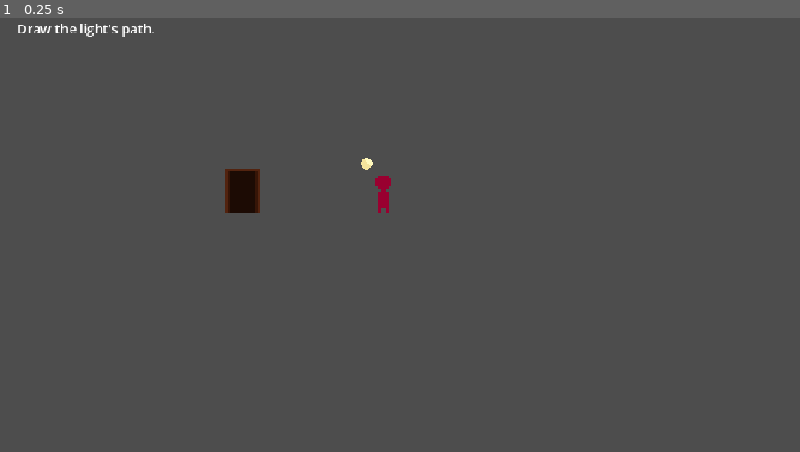
Above: before the commit, frame 1.
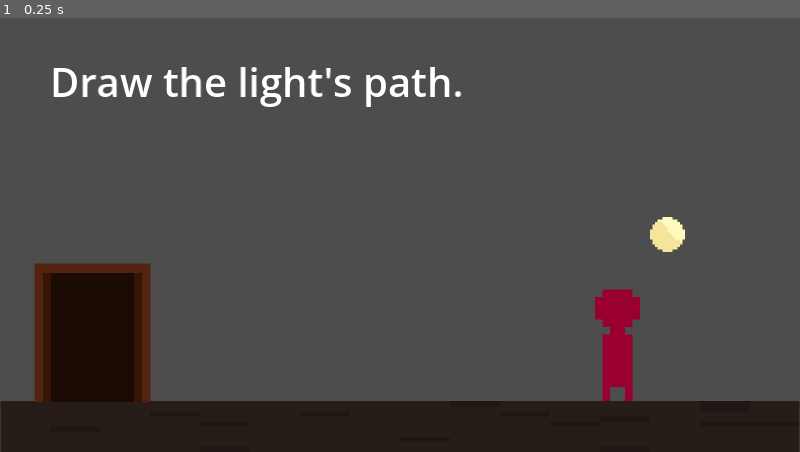
Above: after the commit, the same moment.

Repository: kvnfrr/Staylight
Game: Godot game, scene res://scenes/main.tscn
Two runs of this game, one before a commit and one after it. Both use one fixed random seed, a clock stepped at 60 frames per second and the inputs below.
Inputs:
- Up to frame 1 (0.25 s): no input

The runs differ from the first frame. In frame 1, 20% of the frame differs, in the area x 0-100%, y 1-100%.

Commit message:
Updated scaling and viewport

Diff:
--- a/project.godot
+++ b/project.godot
@@ -17,9 +17,10 @@
 
 [display]
 
-window/size/viewport_width=960
-window/size/viewport_height=540
+window/size/viewport_width=1280
+window/size/viewport_height=720
 window/stretch/mode="canvas_items"
+window/stretch/scale=4.0
 
 [input]
 
--- a/scenes/main.tscn
+++ b/scenes/main.tscn
@@ -4,47 +4,49 @@
 [ext_resource type="Texture2D" uid="uid://c31xbyhrqexc8" path="res://assets/player.png" id="1_o5qli"]
 [ext_resource type="Script" uid="uid://c7xm8d3j5bus1" path="res://scripts/main.gd" id="1_sugp2"]
 [ext_resource type="Texture2D" uid="uid://y68pa7p8jydv" path="res://assets/spirit.png" id="3_sugp2"]
+[ext_resource type="Texture2D" uid="uid://ll26dbopbktr" path="res://assets/ground_tile.png" id="4_tefeu"]
 [ext_resource type="Texture2D" uid="uid://cdr54eg5au6i7" path="res://assets/exit.png" id="5_tbgi4"]
 
 [sub_resource type="RectangleShape2D" id="RectangleShape2D_0wfyh"]
-size = Vector2(18, 45)
+size = Vector2(6, 15)
 
 [sub_resource type="RectangleShape2D" id="RectangleShape2D_o5qli"]
-size = Vector2(1000, 20)
+size = Vector2(320, 32)
 
 [sub_resource type="RectangleShape2D" id="RectangleShape2D_tefeu"]
-size = Vector2(41, 54)
+size = Vector2(48, 51)
 
 [node name="Main" type="Node2D" unique_id=52698365]
 script = ExtResource("1_sugp2")
 
 [node name="Player" type="CharacterBody2D" parent="." unique_id=742452076]
-position = Vector2(459, 244)
+position = Vector2(247, 122.000015)
+scale = Vector2(3, 3)
 script = ExtResource("1_0wfyh")
 
 [node name="CollisionShape2D" type="CollisionShape2D" parent="Player" unique_id=89898785]
-position = Vector2(1, -16.5)
+position = Vector2(0, 0.5)
 shape = SubResource("RectangleShape2D_0wfyh")
 
 [node name="Sprite2D" type="Sprite2D" parent="Player" unique_id=652154943]
-position = Vector2(1, -18)
-scale = Vector2(3, 3)
 texture = ExtResource("1_o5qli")
 
 [node name="Floor" type="StaticBody2D" parent="." unique_id=1975046369]
-position = Vector2(475, 264)
+position = Vector2(160, 176)
 
 [node name="CollisionShape2D" type="CollisionShape2D" parent="Floor" unique_id=938798499]
 shape = SubResource("RectangleShape2D_o5qli")
 
 [node name="Sprite2D" type="Sprite2D" parent="Floor" unique_id=43845833]
+scale = Vector2(-19.98158, -2.0378146)
+texture = ExtResource("4_tefeu")
 
 [node name="PathLine" type="Line2D" parent="." unique_id=1432185608]
 width = 4.0
 default_color = Color(0.06666667, 1, 0, 1)
 
 [node name="Spirit" type="Area2D" parent="." unique_id=1662889771]
-position = Vector2(440, 194)
+position = Vector2(267, 93)
 
 [node name="Sprite2D" type="Sprite2D" parent="Spirit" unique_id=36448746]
 texture = ExtResource("3_sugp2")
@@ -59,14 +61,15 @@
 text = "Draw the light's path."
 
 [node name="Exit" type="Area2D" parent="." unique_id=286935097]
-position = Vector2(291, 227)
+position = Vector2(40, 136)
 
 [node name="CollisionShape2D" type="CollisionShape2D" parent="Exit" unique_id=1927111711]
+position = Vector2(-3, -1.5)
 shape = SubResource("RectangleShape2D_tefeu")
 
 [node name="Sprite2D" type="Sprite2D" parent="Exit" unique_id=1947999588]
-position = Vector2(0, -2)
-scale = Vector2(2.9999998, 3.625)
+position = Vector2(-3.000004, -5.500004)
+scale = Vector2(3.3124993, 3.6875005)
 texture = ExtResource("5_tbgi4")
 
 [connection signal="body_entered" from="Exit" to="." method="_on_exit_body_entered"]
Binary file added: assets/ground_tile.png
Not shown, added: assets/ground_tile.png.import
